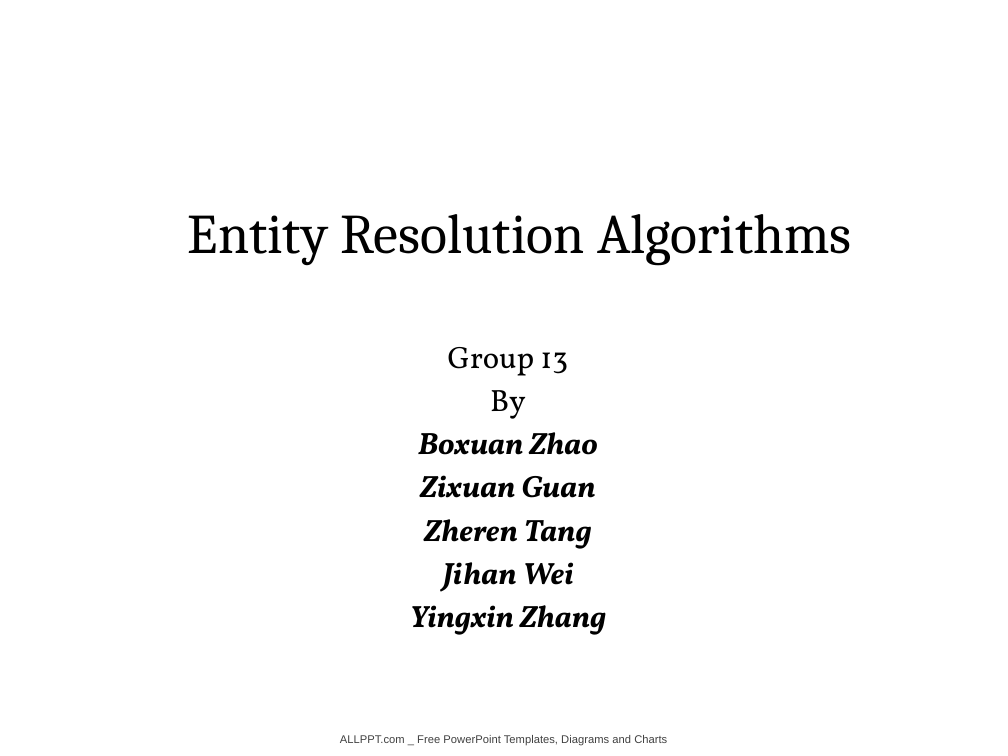
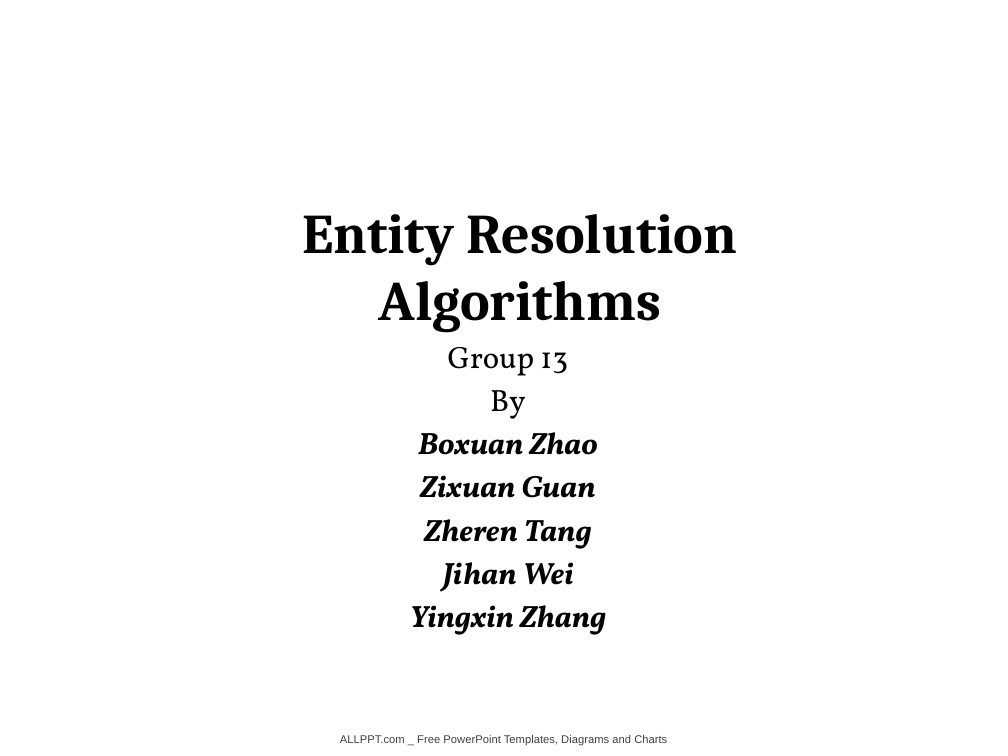
Before and after one commit to TZstatsADS/Spr2017-proj4-team13, a slide deck: slide 1 of doc/presentation.pptx. Drawn at 1008x756 pixels with LibreOffice and Linux fonts; fonts in the diff are those of the drawing; background and template pictures are left out. Boxes give left, top, right and bottom in pixels: in the first picture for what was removed or moved away, otherwise in the second. Text is boxed around its words. In the diff, an @@ line names an element or a change of style, - is before the commit and + after.

Commit message:
update

```diff
--- a/doc/presentation.pptx
+++ b/doc/presentation.pptx
@@ text "Entity Resolution Algorithms" at [302,214,737,333]: bold on @@
```
Also in this commit, not shown: 4 other slides changed, 1 slide added.
